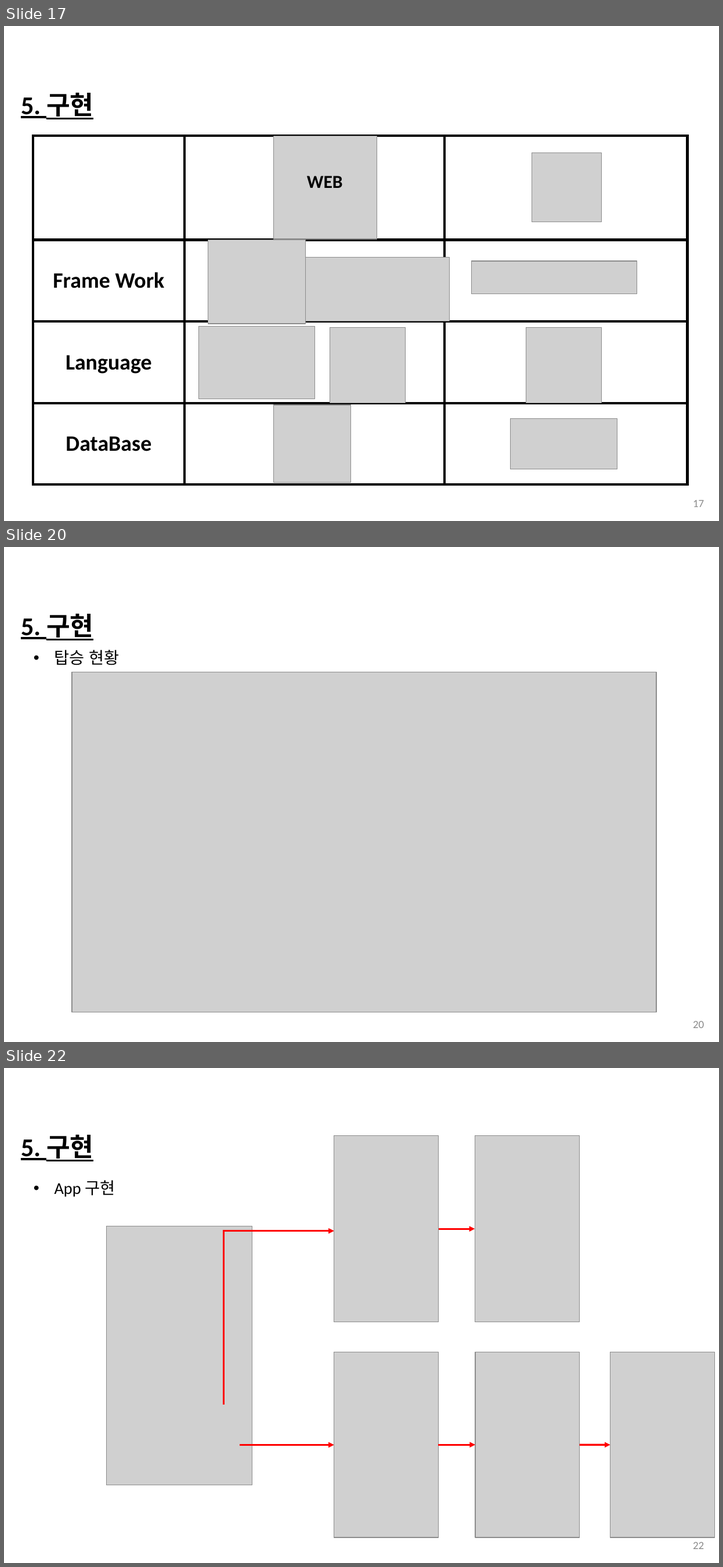
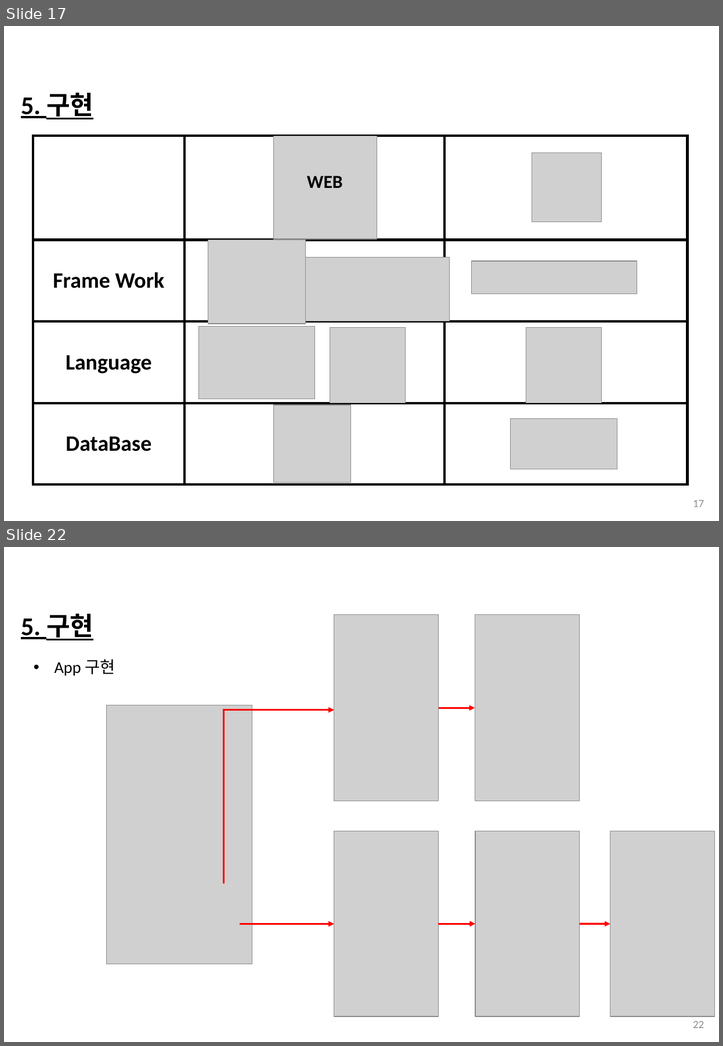
Before and after one commit to 201324549/BeaconProject, a slide deck: ShuttleBusFinalPresentation(v1.1)_ing.pptx. Shown one above the other, each under a label of ours: slides 17, 20 and 22 before the commit, slides 17 and 22 after it; the slides between them are not shown. The pictures are 723x1567 and 723x1046 pixels, drawn with LibreOffice and Linux fonts; fonts in the diff are those of the drawing; grey boxes stand for pictures; background and template pictures are left out. Boxes give left, top, right and bottom in pixels: in the first picture for what was removed or moved away, otherwise in the second. Text is boxed around its words. In the diff, an @@ line names an element or a change of style, - is before the commit and + after.

```diff
--- a/ShuttleBusFinalPresentation(v1.1)_ing.pptx
+++ b/ShuttleBusFinalPresentation(v1.1)_ing.pptx
@@ slide 20 removed at (4, 547, 719, 1042), background picture (left out) @@
@@ text removed at (21, 614, 93, 640) @@
-5. 구현
@@ text removed at (54, 650, 119, 665) @@
-• 탑승 현황
@@ picture removed at (72, 672, 656, 1012) @@
@@ page number removed at (692, 1021, 703, 1028) @@
-20
```
Also in this commit, not shown: 7 slides changed, 3 slides added.
